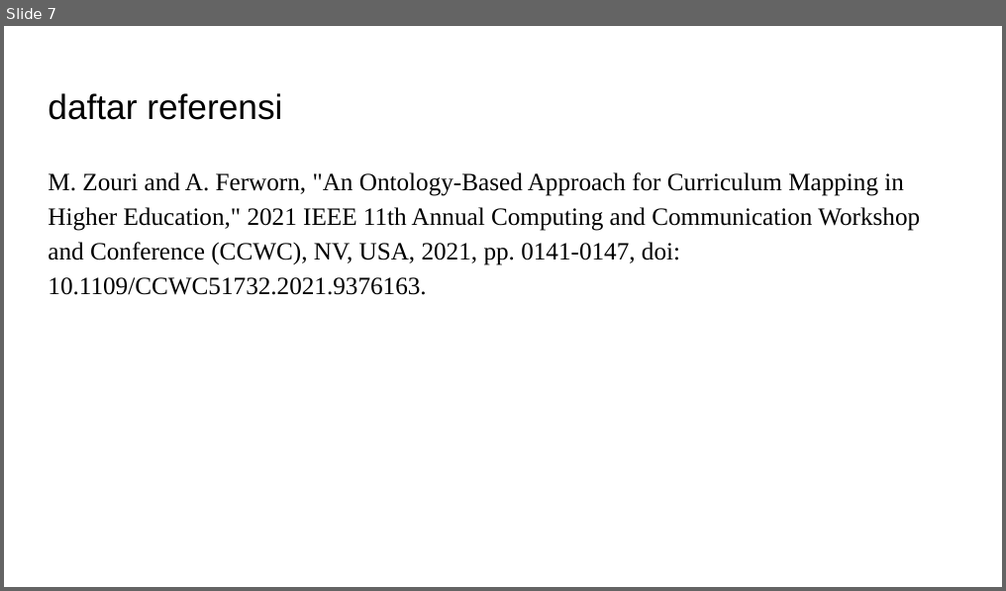
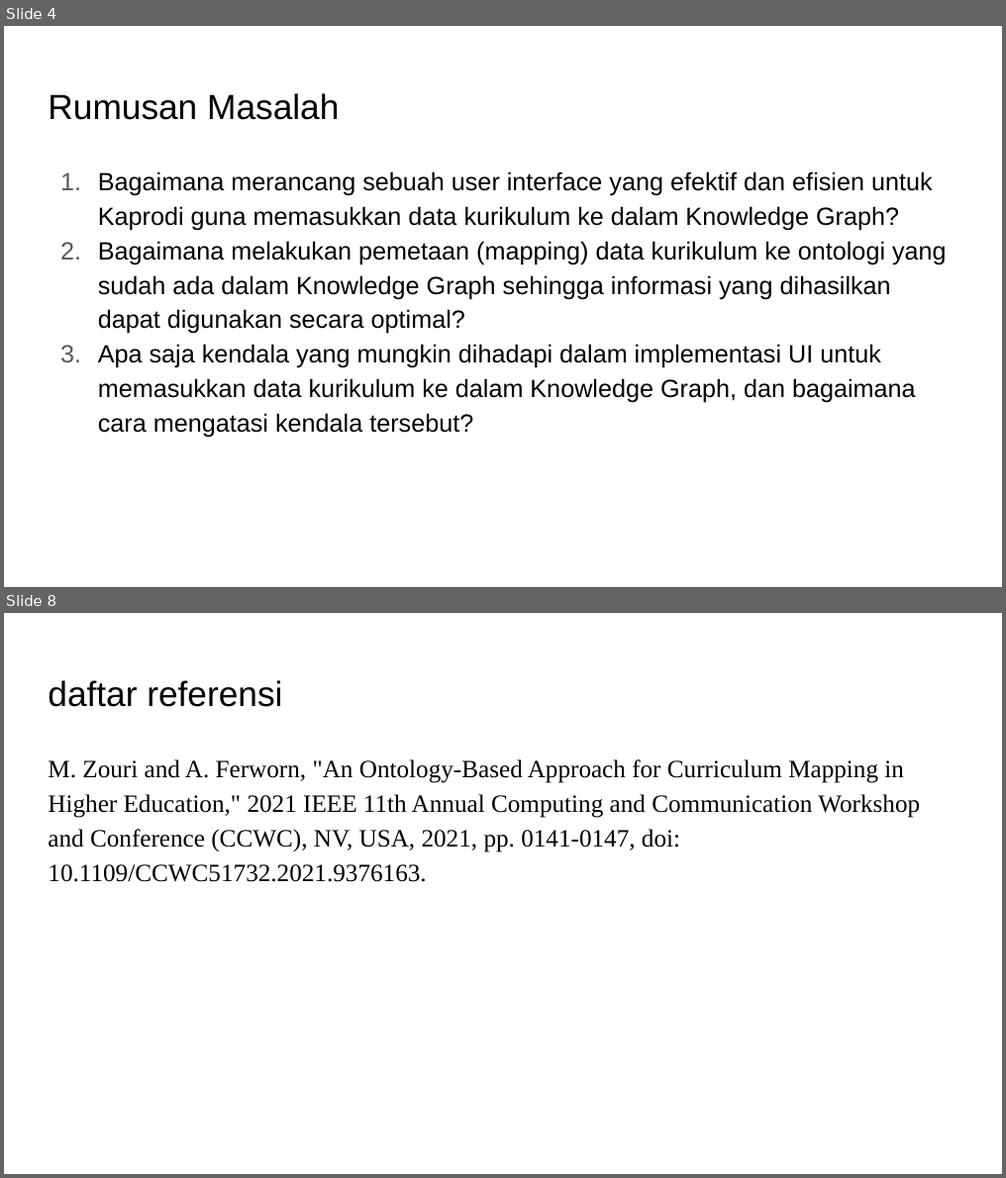
Before and after one commit to rcsenlia/Ontologi-Sejarah-Indonesia, a slide deck: MarkusLeonardWijaya/Draft Proposal-Markus Leonard Wijaya.pptx. Shown one above the other, each under a label of ours: slide 7 before the commit, slides 4 and 8 after it; the slides between them are not shown. The pictures are 1006x591 and 1006x1178 pixels, drawn with LibreOffice and Linux fonts; fonts in the diff are those of the drawing. Boxes give left, top, right and bottom in pixels: in the first picture for what was removed or moved away, otherwise in the second. Text is boxed around its words. In the diff, an @@ line names an element or a change of style, - is before the commit and + after.

```diff
--- a/MarkusLeonardWijaya/Draft Proposal-Markus Leonard Wijaya.pptx
+++ b/MarkusLeonardWijaya/Draft Proposal-Markus Leonard Wijaya.pptx
@@ slide 4 added at (4,26,1002,587), background #FFFFFF @@
@@ title added at (48,93,339,120), 25.2 pt, text #000000 @@
+Rumusan Masalah
@@ text added at (98,172,946,437), 18 pt, text #000000 @@
+1. Bagaimana merancang sebuah user interface yang efektif dan efisien untuk Kaprodi guna memasukkan data kurikulum ke dalam Knowledge Graph?
+2. Bagaimana melakukan pemetaan (mapping) data kurikulum ke ontologi yang sudah ada dalam Knowledge Graph sehingga informasi yang dihasilkan dapat digunakan secara optimal?
+3. Apa saja kendala yang mungkin dihadapi dalam implementasi UI untuk memasukkan data kurikulum ke dalam Knowledge Graph, dan bagaimana cara mengatasi kendala tersebut?
@@ what was slide 7 is now slide 8 @@
```
Also in this commit, not shown: 6 slides changed.
